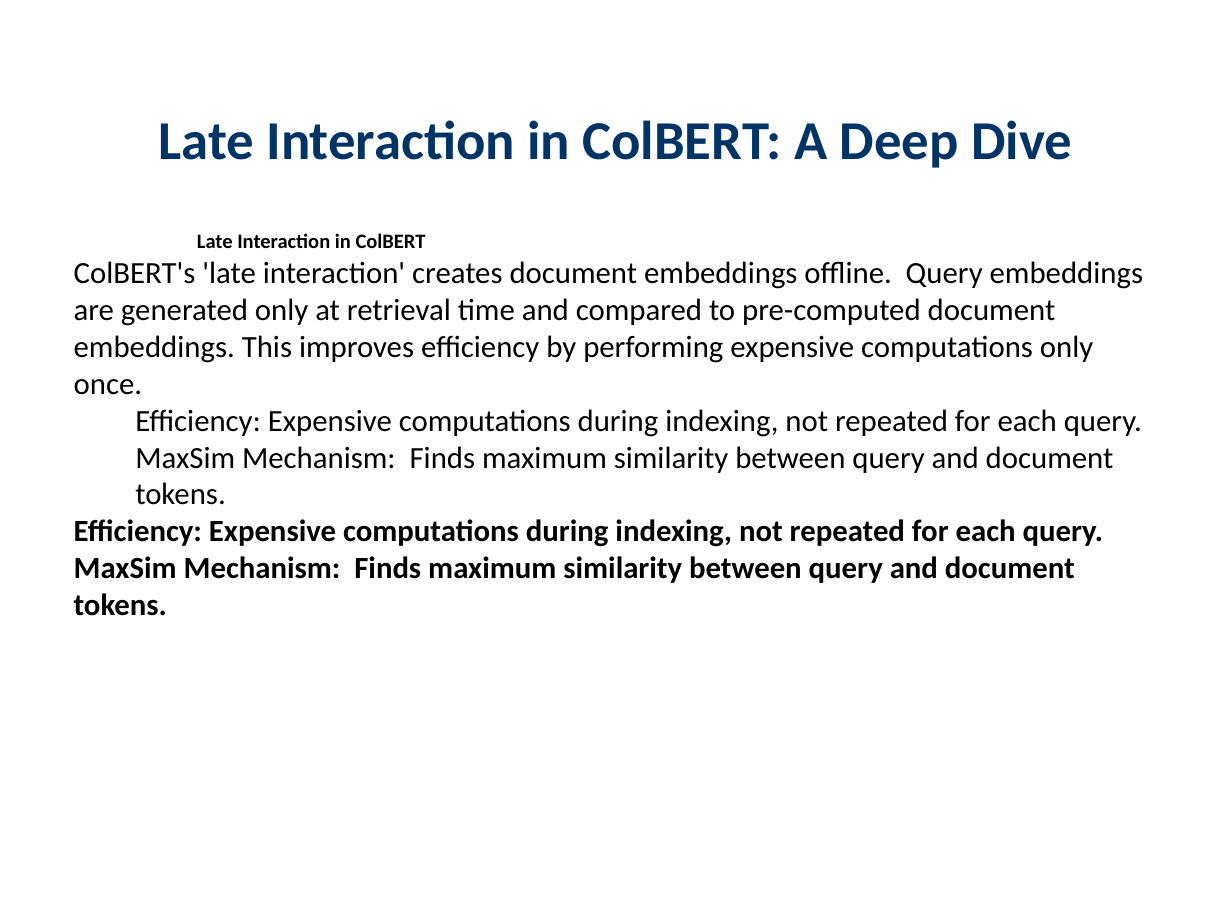
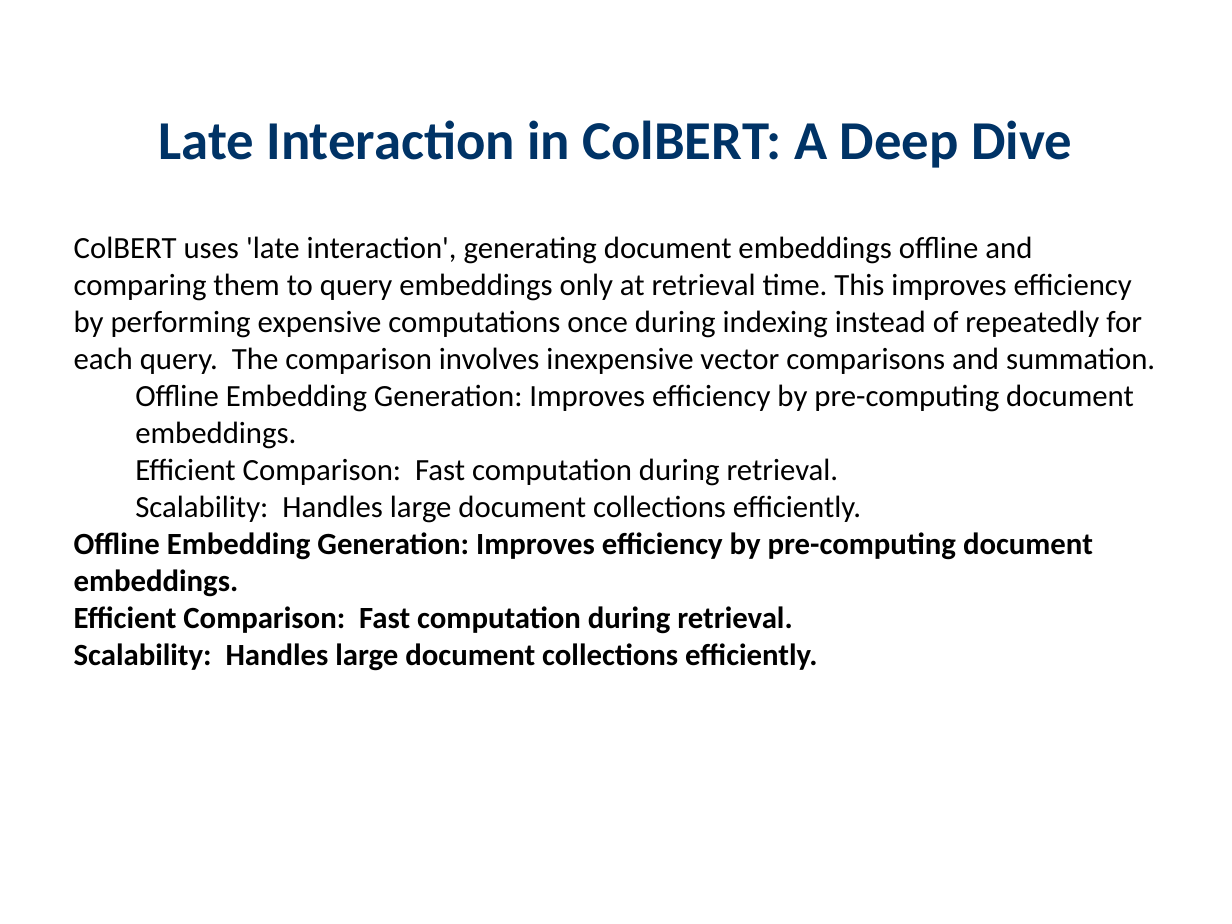
Before and after one commit to haadirakhangi/Edunexus, a slide deck: slide 11 of server-side/server/teacher/downloaded-presentations/Large Language Models/Colbert.pptx (slide 10 before the commit). Drawn at 1232x924 pixels with LibreOffice and Linux fonts; fonts in the diff are those of the drawing. Boxes give left, top, right and bottom in pixels: in the first picture for what was removed or moved away, otherwise in the second. Text is boxed around its words. In the diff, an @@ line names an element or a change of style, - is before the commit and + after.

```diff
--- a/server-side/server/teacher/downloaded-presentations/Large Language Models/Colbert.pptx
+++ b/server-side/server/teacher/downloaded-presentations/Large Language Models/Colbert.pptx
@@ text at (74,236,1155,671): text changed @@
-    Late Interaction in ColBERT
-ColBERT's 'late interaction' creates document embeddings offline. Query embeddings are generated only at retrieval time and compared to pre-computed document embeddings. This improves efficiency by performing expensive computations only once.
-  Efficiency: Expensive computations during indexing, not repeated for each query.
-  MaxSim Mechanism: Finds maximum similarity between query and document tokens.
-Efficiency: Expensive computations during indexing, not repeated for each query.
-MaxSim Mechanism: Finds maximum similarity between query and document tokens.
+ColBERT uses 'late interaction', generating document embeddings offline and comparing them to query embeddings only at retrieval time. This improves efficiency by performing expensive computations once during indexing instead of repeatedly for each query. The comparison involves inexpensive vector comparisons and summation.
+  Offline Embedding Generation: Improves efficiency by pre-computing document embeddings.
+  Efficient Comparison: Fast computation during retrieval.
+  Scalability: Handles large document collections efficiently.
+Offline Embedding Generation: Improves efficiency by pre-computing document embeddings.
+Efficient Comparison: Fast computation during retrieval.
+Scalability: Handles large document collections efficiently.
```
Also in this commit, not shown: 11 other slides changed, 2 slides added, 1 slide removed, 5 other files.
